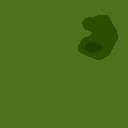
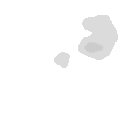
Layers edited between the first and the second (128, 128) image:
painted on "heightmap" over (54, 52, 70, 71)
hid "texture" over (0, 0, 128, 128)
hid "base" over (0, 0, 128, 128)